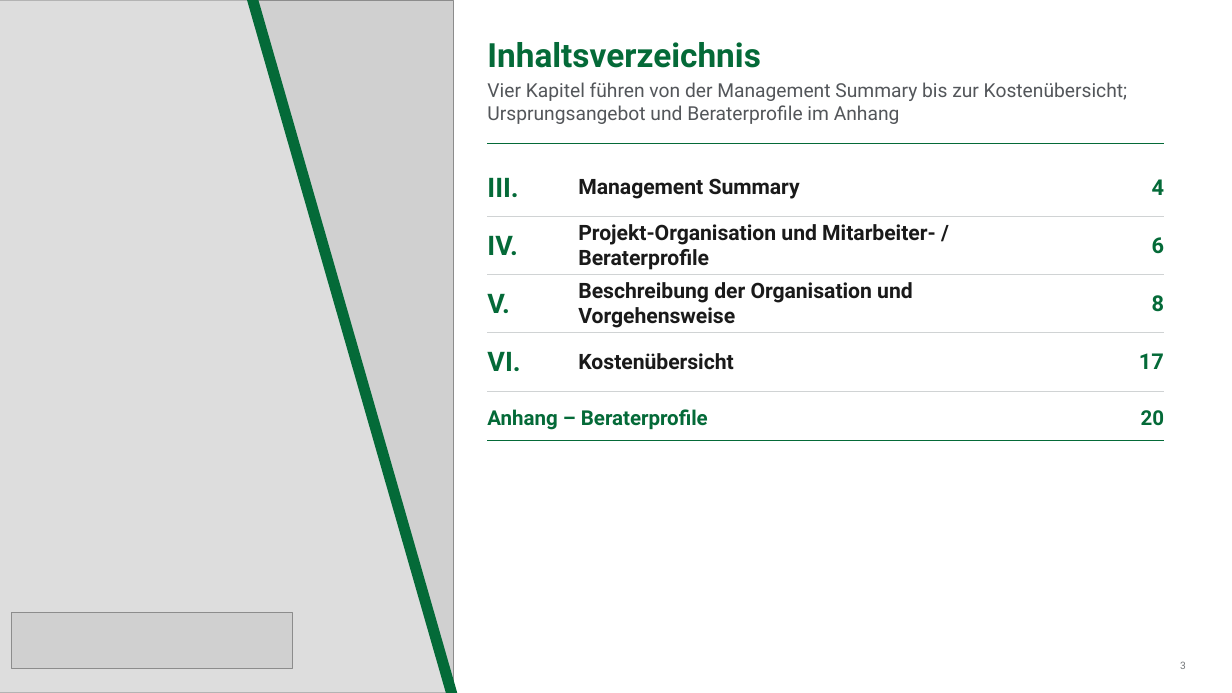
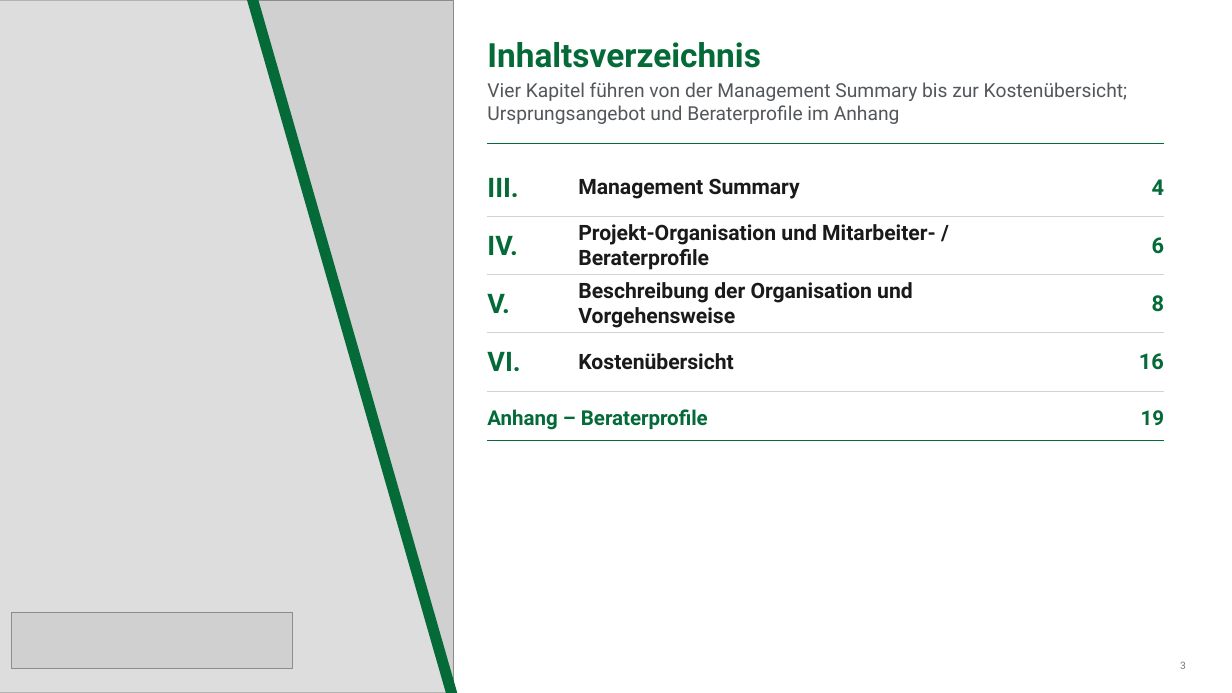
Before and after one commit to brenneisen-e/01_ki-arbeitsplatz, a slide deck: slide 3 of Bestandsuebertragung/kontextdokumente/20260702_ERGO_HR Sales_Makler meets KI_Angebot Deloitte_vworking.pptx. Drawn at 1232x693 pixels with LibreOffice and Linux fonts; fonts in the diff are those of the drawing; grey boxes stand for pictures. Boxes give left, top, right and bottom in pixels: in the first picture for what was removed or moved away, otherwise in the second. Text is boxed around its words. In the diff, an @@ line names an element or a change of style, - is before the commit and + after.

```diff
--- a/Bestandsuebertragung/kontextdokumente/20260702_ERGO_HR Sales_Makler meets KI_Angebot Deloitte_vworking.pptx
+++ b/Bestandsuebertragung/kontextdokumente/20260702_ERGO_HR Sales_Makler meets KI_Angebot Deloitte_vworking.pptx
@@ text at box(1139, 353, 1164, 370): text changed @@
-17
+16
@@ text at box(1141, 410, 1164, 425): text changed @@
-20
+19
```
Also in this commit, not shown: 2 other slides changed, 1 slide removed.
